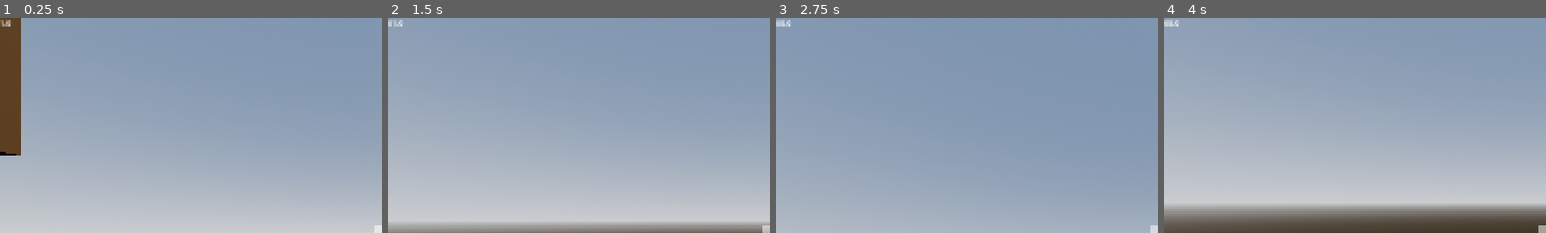
Above: before the commit, frames 1-4 (left to right).
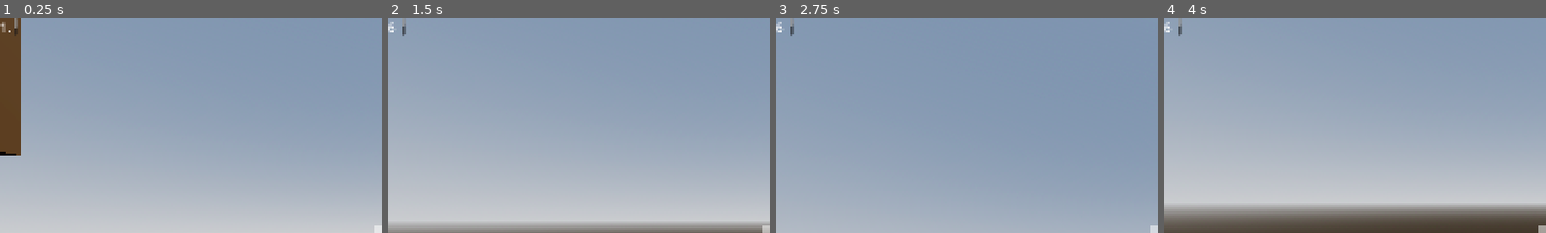
Above: after the commit, the same moments.

Repository: PixelSaver/PlacePixels
Game: Godot game, scene res://scriptsnscenes/main.tscn
Same seed, same stepped clock (60 frames per second), same inputs: the game is played once before the commit and once after it.
Inputs (mouse positions are % of the whole screen's width and height, from its top left):
- Up to frame 1 (0.25 s): no input
- Up to frame 2 (1.5 s): tap Enter at 0.5 s; move the mouse to (55, 50) at 0.52 s; hold W (up) from 0.53 s (still down); click (55, 50) at 0.6 s; tap Space (jump) at 0.77 s; right-click (55, 50) at 0.8 s; move the mouse to (45, 50) at 1.27 s; right-click (45, 50) at 1.35 s
- Up to frame 3 (2.75 s): keep holding W (up); tap Space (jump) at 1.52, 2 s; click (45, 50) at 1.55 s; move the mouse to (52, 48) at 2.02 s; click (52, 48) at 2.1 s; right-click (52, 48) at 2.3 s
- Up to frame 4 (4 s): keep holding W (up); tap Enter at 2.75 s; move the mouse to (49, 52) at 2.77 s; right-click (49, 52) at 2.85 s; tap Space (jump) at 3.02, 3.5, 3.77 s; click (49, 52) at 3.05 s; move the mouse to (57, 51) at 3.52 s; click (57, 51) at 3.6 s; right-click (57, 51) at 3.8 s
The pictures show only the part of the screen within x 0-50%, y 0-50%; the shares and areas given below are measured in that part.

The runs differ from the first frame. In frame 1, 0.2% of the frame differs, in the area x 0-5%, y 0-9%; in frame 2, 0.2%; in frame 3, 0.2%; in frame 4, 0.2%.

Commit message:
block placing now works (by making the raycast algorithm also return a normal

Diff:
--- /dev/null
+++ b/assets/theme.tres
@@ -0,0 +1,4 @@
+[gd_resource type="Theme" format=3 uid="uid://6wph4wsx27ki"]
+
+[resource]
+default_font_size = 30
--- a/scriptsnscenes/player/player.gd
+++ b/scriptsnscenes/player/player.gd
@@ -10,6 +10,9 @@
 @onready var camera: Camera3D = $Head/Camera3D
 @export var ray : RayCast3D
 #var is_crouched : bool = false
+var ray_hit : Vector3i
+var ray_chunk : Chunk
+var ray_normal : Vector3i
 
 
 func _ready() -> void:
@@ -42,6 +45,19 @@
 
 	move_and_slide()
 
+func _process(_delta: float) -> void:
+	var chunk : Chunk = Global.world_gen.get_chunk(Vector2i.ZERO)
+	var res = raycast_block(chunk, head.global_transform.origin, head.basis.z * -1)
+
+	if res == null:
+		ray_chunk = null
+		ray_hit = Vector3i.MIN
+		ray_normal = Vector3i.ZERO
+		return
+
+	ray_chunk = chunk
+	ray_hit = res.pos
+	ray_normal = res.normal
 
 var up_down_deadzone : float = 1e-7
 func _input(event: InputEvent) -> void:
@@ -51,16 +67,26 @@
 		rot_y = clamp(rot_y, -PI/2.+up_down_deadzone, PI/2.-up_down_deadzone)
 		head.rotation.x = rot_y
 	elif Input.is_action_just_pressed("left_click"):
-		var chunk : Chunk = Global.world_gen.get_chunk(Vector2i.ZERO)
-		var ray_hit_pos := raycast_block(chunk, head.global_transform.origin, head.basis.z*-1)
-		if ray_hit_pos == Vector3i.MIN: return
-		print("ray hit! %s" % ray_hit_pos)
-		chunk.set_block(ray_hit_pos.x, ray_hit_pos.y, ray_hit_pos.z, BlockIDs.AIR)
-		chunk.mark_block_dirty(ray_hit_pos)
+		call_deferred("_break_block")
+
 		pass
+	elif Input.is_action_just_pressed("right_click"):
+		print("normal is %s" % ray_normal)
+		call_deferred("_place_block")
+
+func _break_block():
+	if ray_chunk == null or ray_hit == Vector3i.MIN: return
+	ray_chunk.set_block(ray_hit.x, ray_hit.y, ray_hit.z, BlockIDs.AIR)
+	ray_chunk.mark_block_dirty(ray_hit)
+
+func _place_block():
+	if ray_chunk == null or ray_hit == Vector3i.MIN or ray_normal == Vector3i.ZERO: return
+	var target = ray_hit + ray_normal
+	ray_chunk.set_block(target.x, target.y, target.z, BlockIDs.DIRT)
+	ray_chunk.mark_block_dirty(target)
 
 ## Raycast function using Digital Differential Analyzer
-func raycast_block(chunk: Chunk, origin: Vector3, direction: Vector3, max_distance: float = 100.0) -> Vector3i:
+func raycast_block(chunk: Chunk, origin: Vector3, direction: Vector3, max_distance: float = 100.0):
 	var pos = origin - chunk.global_transform.origin
 	var step = Vector3i(
 		1 if direction.x > 0 else -1,
@@ -71,14 +97,13 @@
 	var t_max = Vector3()
 	var t_delta = Vector3()
 
-	# current voxel
 	var voxel = Vector3i(pos)
+	var normal = Vector3.ZERO
 
-	# compute t_max and t_delta for each axis
 	for axis in ["x","y","z"]:
 		if direction[axis] != 0:
-			var voxel_boundary = float(voxel[axis] + (1 if step[axis] > 0 else 0))
-			t_max[axis] = (voxel_boundary - pos[axis]) / direction[axis]
+			var boundary = float(voxel[axis] + (1 if step[axis] > 0 else 0))
+			t_max[axis] = (boundary - pos[axis]) / direction[axis]
 			t_delta[axis] = abs(1 / direction[axis])
 		else:
 			t_max[axis] = INF
@@ -86,23 +111,27 @@
 
 	var traveled = 0.0
 	while traveled < max_distance:
-		# check if block exists and is solid
 		var block = chunk.get_block(voxel.x, voxel.y, voxel.z)
 		if block.id != chunk.default_block.id:
-			return voxel  # hit a solid block
+			return {
+				"pos": voxel,
+				"normal": normal
+			}
 
-		# step to next voxel
 		if t_max.x < t_max.y and t_max.x < t_max.z:
 			voxel.x += step.x
 			traveled = t_max.x
 			t_max.x += t_delta.x
+			normal = Vector3(-step.x, 0, 0)
 		elif t_max.y < t_max.z:
 			voxel.y += step.y
 			traveled = t_max.y
 			t_max.y += t_delta.y
+			normal = Vector3(0, -step.y, 0)
 		else:
 			voxel.z += step.z
 			traveled = t_max.z
 			t_max.z += t_delta.z
+			normal = Vector3(0, 0, -step.z)
 
-	return Vector3i.MIN
+	return null
--- a/scriptsnscenes/ui/ui.tscn
+++ b/scriptsnscenes/ui/ui.tscn
@@ -1,6 +1,7 @@
-[gd_scene load_steps=2 format=3 uid="uid://bpfttyvlreu3a"]
+[gd_scene load_steps=3 format=3 uid="uid://bpfttyvlreu3a"]
 
 [ext_resource type="Script" uid="uid://mrmx8c7gdlq8" path="res://scriptsnscenes/ui/ui.gd" id="1_nfa55"]
+[ext_resource type="Theme" uid="uid://6wph4wsx27ki" path="res://assets/theme.tres" id="2_qyfhn"]
 
 [node name="UI" type="CanvasLayer" node_paths=PackedStringArray("fps_label")]
 script = ExtResource("1_nfa55")
@@ -13,6 +14,7 @@
 anchor_bottom = 1.0
 grow_horizontal = 2
 grow_vertical = 2
+theme = ExtResource("2_qyfhn")
 
 [node name="CenterContainer" type="CenterContainer" parent="Control"]
 layout_mode = 1
